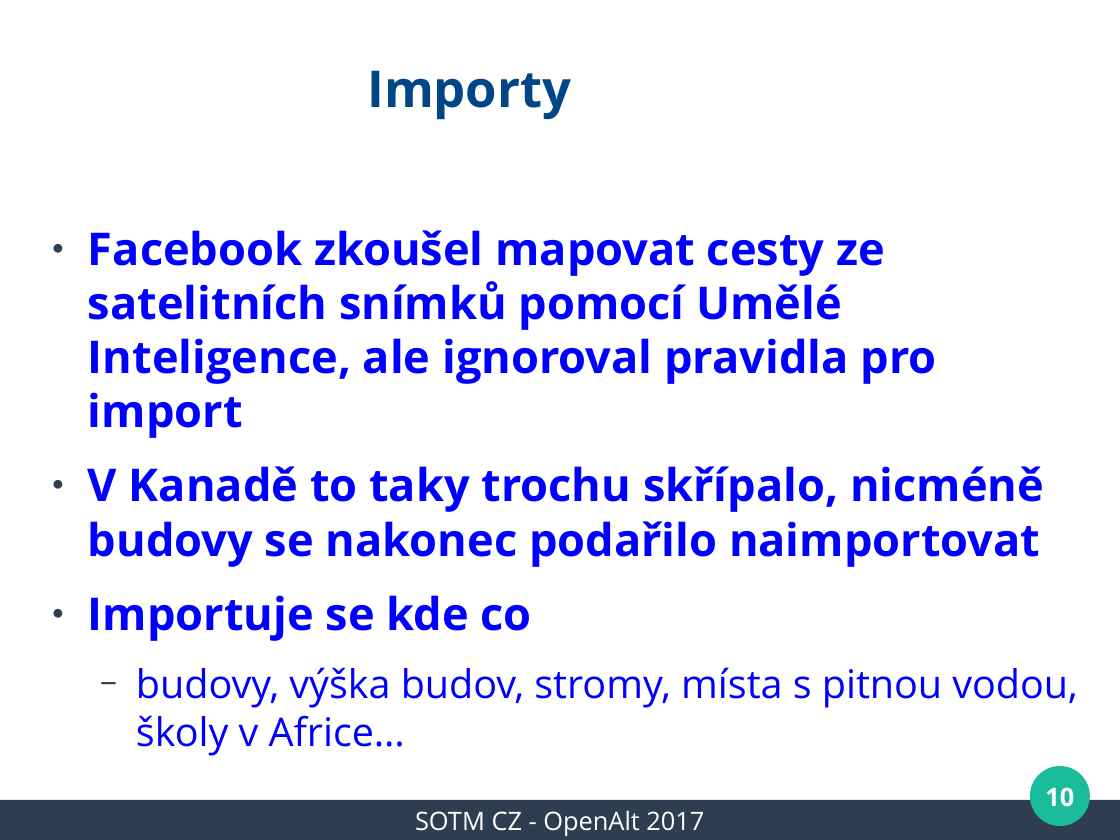
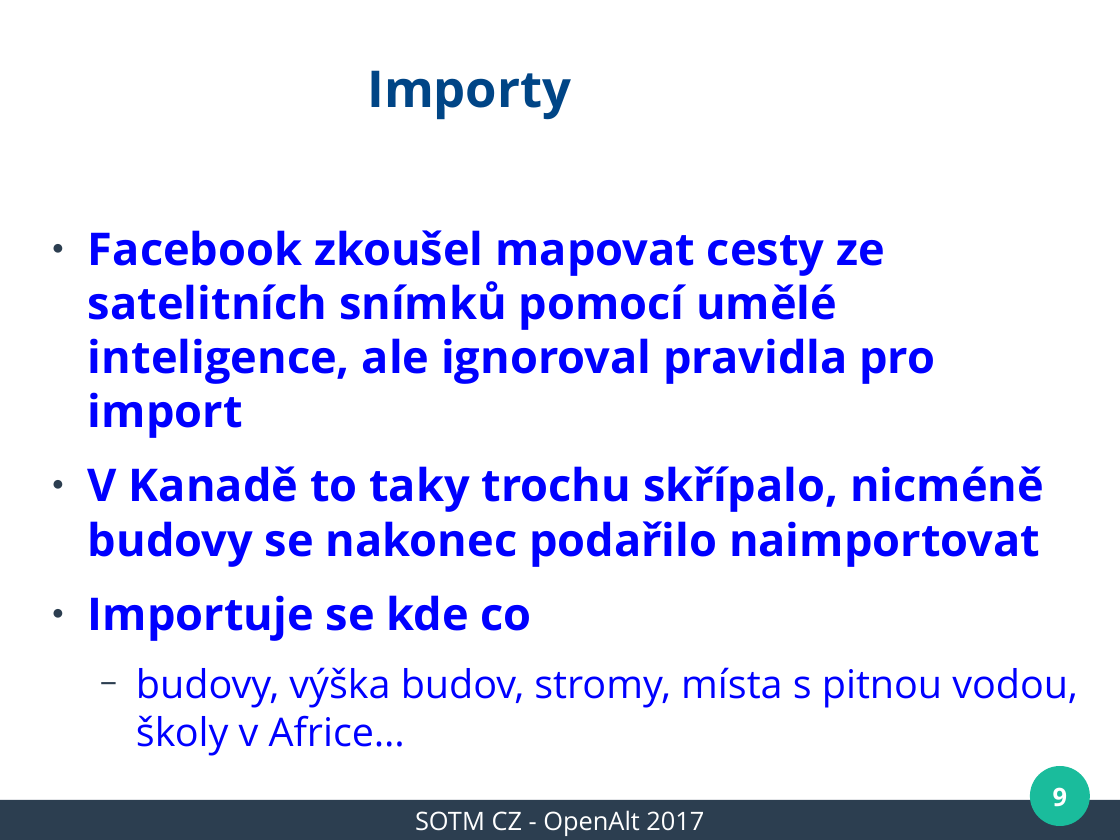
Before and after one commit to mkyral/osm, a slide deck: slide 9 of prezentace/SOTM_CZ_2017/mkyral_WeeklyOSM.odp (slide 10 before the commit). Drawn at 1120x840 pixels with LibreOffice and Linux fonts; fonts in the diff are those of the drawing; background and template pictures are left out. Boxes give left, top, right and bottom in pixels: in the first picture for what was removed or moved away, otherwise in the second. Text is boxed around its words. In the diff, an @@ line names an element or a change of style, - is before the commit and + after.

```diff
--- a/prezentace/SOTM_CZ_2017/mkyral_WeeklyOSM.odp
+++ b/prezentace/SOTM_CZ_2017/mkyral_WeeklyOSM.odp
@@ text at box(88, 230, 935, 438): text changed @@
-● Facebook zkoušel mapovat cesty ze satelitních snímků pomocí Umělé Inteligence, ale ignoroval pravidla pro import
+● Facebook zkoušel mapovat cesty ze satelitních snímků pomocí umělé inteligence, ale ignoroval pravidla pro import
@@ page number at box(1053, 787, 1067, 807): text changed @@
-10
+9
```
Also in this commit, not shown: 7 other slides changed, 1 slide removed, 3 other files.
